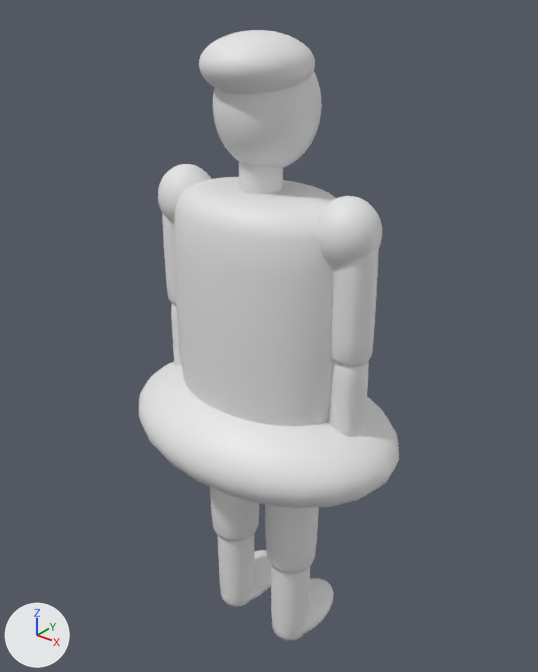
One commit to the glTF model assets/props/character-female-d.glb: the scene before it, then after it.
Both versions are drawn from a camera (50 mm lens) standing at (1.078, -1.317, 1.783) and looking at (-0.014, 0.048, 0.937). Every picture has the same lights, and +X, +Y and +Z are marked at lower left. The older version comes first. Vertices at exactly the same position are counted once.

The first picture shows 'body-mesh'.
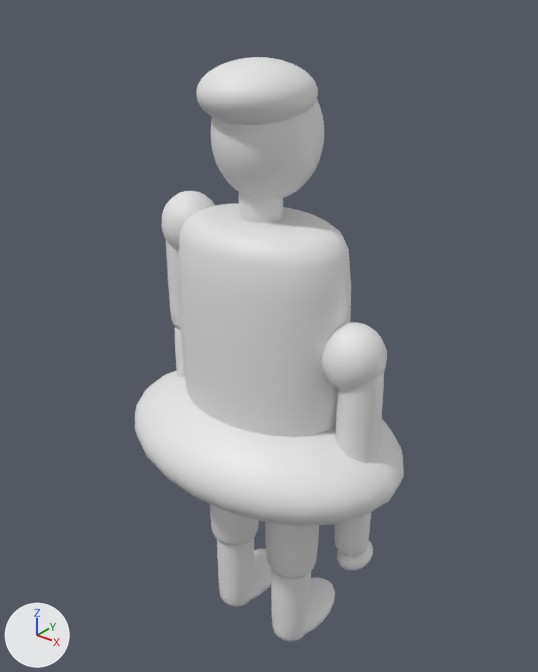
What differs and where, as boxes [x1, y1, x2, y2] in the pictures (538 x 672 px; the box of a moved part takes in the faces that stretch with it):
'body-mesh', reshaped, moved
    before: [139, 30, 399, 641]
    after: [135, 57, 404, 641]
'crowd-arm-r', added
    after: [322, 322, 387, 570]
'crowd-arm-l', added
    after: [161, 191, 215, 377]
part 1 of me_cylinder, moved or reshaped
    before: [218, 534, 254, 607]
    after: [210, 504, 259, 546]
part 2 of me_cylinder, moved or reshaped
    before: [271, 565, 310, 641]
    after: [217, 538, 254, 607]
part 3 of me_cylinder, moved or reshaped
    before: [265, 505, 319, 574]
    after: [265, 522, 319, 579]
part 4 of me_cylinder, added
    after: [271, 570, 311, 641]
part 5 of me_cylinder, moved or reshaped
    before: [174, 177, 336, 426]
    after: [178, 204, 351, 437]
part 6 of me_cylinder, moved or reshaped
    before: [239, 162, 283, 194]
    after: [239, 192, 283, 223]
part 7 of me_cylinder, added
    after: [196, 57, 318, 125]
part 8 of me_cylinder, added
    after: [135, 370, 404, 526]
part 9 of me_cylinder, added
    after: [220, 549, 271, 601]
part 10 of me_cylinder, added
    after: [273, 578, 335, 636]
part 11 of me_cylinder, deleted
    before: [158, 30, 382, 635]
part 12 of me_cylinder, moved or reshaped
    before: [139, 362, 399, 541]
    after: [211, 100, 324, 198]

Diff of the bpy script that builds the scene:
```diff
--- a/assets/props/character-female-d.glb.py
+++ b/assets/props/character-female-d.glb.py
@@ me_cylinder @@
 # used by ob_body_mesh; location = (0.0, 0.0, 0.0)
-me_cylinder.from_pydata(...)  # 6734 vertices, 13392 faces; spans x -0.39..0.39, y -0.27..0.27, z 0.0..1.68
+me_cylinder.from_pydata(...)  # 4154 vertices, 8264 faces; spans x -0.68..0.13, y -0.29..0.28, z -1.0..0.62
+# me_cylinder part 1: the loose piece of 310 vertices spanning x -0.16..-0.05, y -0.06..0.06, z 0.01..0.39 is scaled about its middle by (1.33, 1.33, 1.07), then moved by (-0.28, 0.0, -0.73)
+# me_cylinder part 2: the loose piece of 310 vertices spanning x 0.05..0.16, y -0.06..0.06, z 0.01..0.39 is scaled about its middle by (1.01, 1.01, 0.935), then moved by (-0.48, 0.0, -1.01)
+# me_cylinder part 3: the loose piece of 310 vertices spanning x 0.03..0.18, y -0.07..0.07, z 0.28..0.72 is scaled about its middle by (1.02, 1.02, 0.936), then moved by (-0.27, 0.0, -1.03)
+# me_cylinder part 4: the loose piece of 310 vertices spanning x -0.16..-0.05, y -0.06..0.06, z 0.01..0.39 is copied, and the copy is scaled about its middle by (1.03, 1.03, 0.939), then moved by (-0.06, 0.0, -1.01); it spans x -0.23..-0.11, y -0.06..0.05, z -0.99..-0.63
+# me_cylinder part 5: the loose piece of 398 vertices spanning x -0.25..0.25, y -0.17..0.17, z 0.74..1.34 is scaled about its middle by 0.961, then moved by (-0.27, 0.0, -1.05)
+# me_cylinder part 6: the loose piece of 266 vertices spanning x -0.05..0.05, y -0.05..0.05, z 1.32..1.44 is moved by (-0.27, 0.0, -1.06)
+# me_cylinder part 7: a new loose piece, a UV sphere (28 segments, 20 rings, poles along z) spanning x -0.4..-0.14, y -0.15..0.12, z 0.48..0.62
+# me_cylinder part 8: a new loose piece of 362 vertices spanning x -0.68..0.13, y -0.29..0.28, z -0.47..-0.19
+# me_cylinder part 9: a new loose piece of 262 vertices spanning x -0.45..-0.31, y -0.06..0.19, z -1.0..-0.9
+# me_cylinder part 10: a new loose piece of 262 vertices spanning x -0.24..-0.09, y -0.06..0.2, z -1.0..-0.9
+# me_cylinder part 11: 12 loose pieces with 4468 vertices, spanning x -0.32..0.32, y -0.14..0.19, z 0.0..1.68, are deleted
+# me_cylinder part 12: 671 vertices removed from x -0.39..0.39, y -0.27..0.27, z 0.28..0.85; 829 vertices added at x -0.4..-0.15, y -0.11..0.16, z 0.31..0.61
@@ me_sphere_005 @@
+me_sphere_005.from_pydata(...)  # 1162 vertices, 2308 faces; spans x -0.077..0.077, y -0.079..0.079, z -0.634..0.07
@@ me_sphere_003 @@
+me_sphere_003.from_pydata(...)  # 1162 vertices, 2308 faces; spans x -0.582..-0.431, y -0.077..0.079, z -0.409..0.293
@@ ob_body_mesh @@
 ob_body_mesh = bpy.data.objects.new('body-mesh', me_cylinder)
-ob_body_mesh.location = (0.0, 0.0, 0.0)
+ob_body_mesh.location = (0.275, 0.002, 0.999)
@@ ob_crowd_arm_r @@
+ob_crowd_arm_r = bpy.data.objects.new('crowd-arm-r', me_sphere_005)
+ob_crowd_arm_r.location = (0.275, 0.002, 0.999)
@@ ob_crowd_arm_l @@
+ob_crowd_arm_l = bpy.data.objects.new('crowd-arm-l', me_sphere_003)
+ob_crowd_arm_l.location = (0.275, 0.002, 0.999)
```
